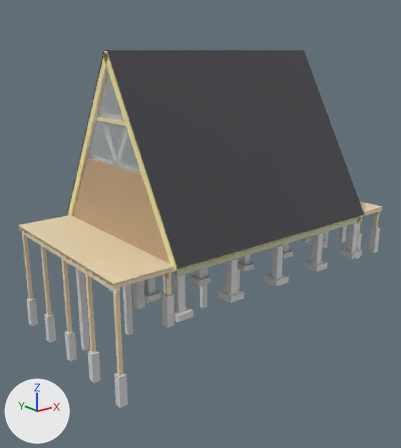
The glTF model project/a/cabin1/cabin1.glb, before and after one commit.
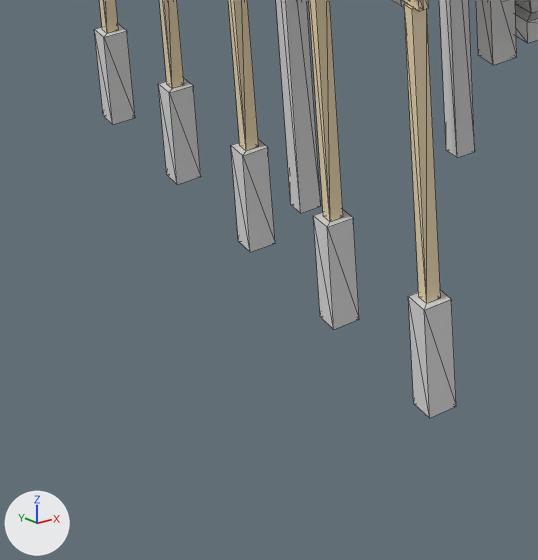
The first picture shows the older version from a 50 mm lens placed at (-15.75, -18.59, 8.0), pointed at (-0.85, 0.04, 0.55). The close-ups show the older and then the newer version on the part from 0% to 38% of the width and 65% to 100% of the height of that picture. Only the edits that show in the close-ups are written down. The axes (+X, +Y, +Z) are drawn at lower left. The lights are the same throughout. The close-ups show mesh edges as thin lines. Where no turn or scale is listed for an object, it has been applied to the vertices. Vertices at exactly the same position are counted once.

In view in the first close-up: 'bored_pile_N0', 'bored_pile_N1', 'deck_pile_W00', 'deck_pile_W01', 'deck_pile_W02', 'deck_pile_W03', 'deck_pile_W04', 'deck_pile_W11', 'deck_post_W00', 'deck_post_W01', 'deck_post_W02', 'deck_post_W03' and 6 more.
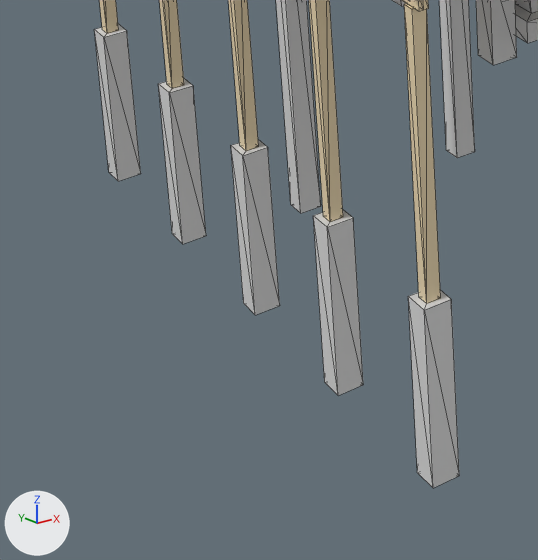
Where the newer file only moved an object's origin or applied its transform, the numbers keep the older frame.

What the commit changed:
me_deck_pile_w00 is used by ob_deck_pile_w00; location (-7.47, -3.85, -3.2).
Before the commit, vertices of me_deck_pile_w00: 0 (-0.15, -0.15, -0.6) at pixel (429, 418), 2 (-0.15, 0.15, -0.6) at pixel (413, 403), 4 (0.15, -0.15, -0.6) at pixel (456, 406), 6 (0.15, 0.15, -0.6).
me_deck_pile_w00 had 8 vertices, 12 faces and spanned x -0.15..0.15, y -0.15..0.15, z -0.6..0.6.
me_deck_pile_w00 now has 8 vertices, 12 faces and spans x -0.15..0.15, y -0.15..0.15, z -1.4..0.6.
Part 1, on me_deck_pile_w00:
Vertices 0, 2, 4, 6 of me_deck_pile_w00 move by (0.0, 0.0, -0.8).
me_deck_pile_w01 is used by ob_deck_pile_w01; location (-7.47, -1.93, -3.2).
Before the commit, vertices of me_deck_pile_w01: 0 (-0.15, -0.15, -0.6) at pixel (333, 329), 2 (-0.15, 0.15, -0.6) at pixel (320, 316), 4 (0.15, -0.15, -0.6) at pixel (359, 319), 6 (0.15, 0.15, -0.6).
me_deck_pile_w01 had 8 vertices, 12 faces and spanned x -0.15..0.15, y -0.15..0.15, z -0.6..0.6.
me_deck_pile_w01 now has 8 vertices, 12 faces and spans x -0.15..0.15, y -0.15..0.15, z -1.4..0.6.
Part 2, on me_deck_pile_w01:
Vertices 0, 2, 4, 6 of me_deck_pile_w01 move by (0.0, 0.0, -0.8).
me_deck_pile_w02 is used by ob_deck_pile_w02; location (-7.47, 0.0, -3.2).
Before the commit, vertices of me_deck_pile_w02: 0 (-0.15, -0.15, -0.6) at pixel (250, 252), 2 (-0.15, 0.15, -0.6) at pixel (238, 241), 4 (0.15, -0.15, -0.6) at pixel (275, 243), 6 (0.15, 0.15, -0.6).
me_deck_pile_w02 had 8 vertices, 12 faces and spanned x -0.15..0.15, y -0.15..0.15, z -0.6..0.6.
me_deck_pile_w02 now has 8 vertices, 12 faces and spans x -0.15..0.15, y -0.15..0.15, z -1.4..0.6.
Part 3, on me_deck_pile_w02:
Vertices 0, 2, 4, 6 of me_deck_pile_w02 move by (0.0, 0.0, -0.8).
me_deck_pile_w03 is used by ob_deck_pile_w03; location (-7.47, 1.93, -3.2).
Before the commit, vertices of me_deck_pile_w03: 0 (-0.15, -0.15, -0.6) at pixel (177, 184), 2 (-0.15, 0.15, -0.6) at pixel (166, 174), 4 (0.15, -0.15, -0.6) at pixel (200, 176), 6 (0.15, 0.15, -0.6).
me_deck_pile_w03 had 8 vertices, 12 faces and spanned x -0.15..0.15, y -0.15..0.15, z -0.6..0.6.
me_deck_pile_w03 now has 8 vertices, 12 faces and spans x -0.15..0.15, y -0.15..0.15, z -1.4..0.6.
Part 4, on me_deck_pile_w03:
Vertices 0, 2, 4, 6 of me_deck_pile_w03 move by (0.0, 0.0, -0.8).
me_deck_pile_w04 is used by ob_deck_pile_w04; location (-7.47, 3.85, -3.2).
Before the commit, vertices of me_deck_pile_w04: 0 (-0.15, -0.15, -0.6) at pixel (112, 124), 2 (-0.15, 0.15, -0.6) at pixel (103, 115), 4 (0.15, -0.15, -0.6) at pixel (135, 117), 6 (0.15, 0.15, -0.6).
me_deck_pile_w04 had 8 vertices, 12 faces and spanned x -0.15..0.15, y -0.15..0.15, z -0.6..0.6.
me_deck_pile_w04 now has 8 vertices, 12 faces and spans x -0.15..0.15, y -0.15..0.15, z -1.4..0.6.
Part 5, on me_deck_pile_w04:
Vertices 0, 2, 4, 6 of me_deck_pile_w04 move by (0.0, 0.0, -0.8).

Boxes [x1, y1, x2, y2] around the edits, measured in the close-ups (538 x 560 px; the box of a moved part takes in the faces that stretch with it):
'deck_pile_W00', reshaped (6% wider, 54% taller): before [408, 290, 456, 418]; after [408, 290, 459, 488]
'deck_pile_W01', reshaped (9% wider, 55% taller): before [313, 210, 359, 329]; after [313, 210, 363, 395]
'deck_pile_W02', reshaped (11% wider, 56% taller): before [231, 140, 275, 252]; after [231, 140, 280, 315]
'deck_pile_W03', reshaped (11% wider, 56% taller): before [158, 78, 201, 184]; after [158, 78, 206, 244]
'deck_pile_W04', reshaped (14% wider, 55% taller): before [94, 24, 135, 125]; after [94, 24, 141, 181]
part 1 of me_deck_pile_w00, moved or reshaped: before [408, 302, 456, 418]; after [408, 302, 459, 488]
part 2 of me_deck_pile_w01, moved or reshaped: before [314, 221, 359, 329]; after [314, 221, 363, 395]
part 3 of me_deck_pile_w02, moved or reshaped: before [231, 151, 275, 252]; after [231, 151, 280, 315]
part 4 of me_deck_pile_w03, moved or reshaped: before [159, 88, 201, 184]; after [159, 88, 206, 244]
part 5 of me_deck_pile_w04, moved or reshaped: before [95, 38, 135, 125]; after [95, 38, 141, 181]
